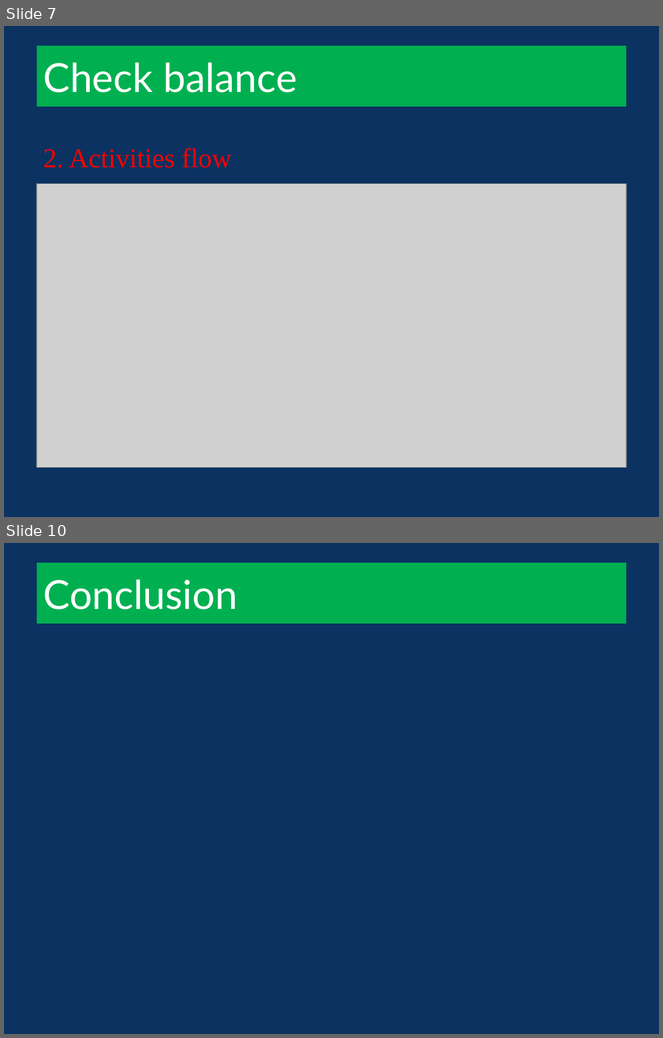
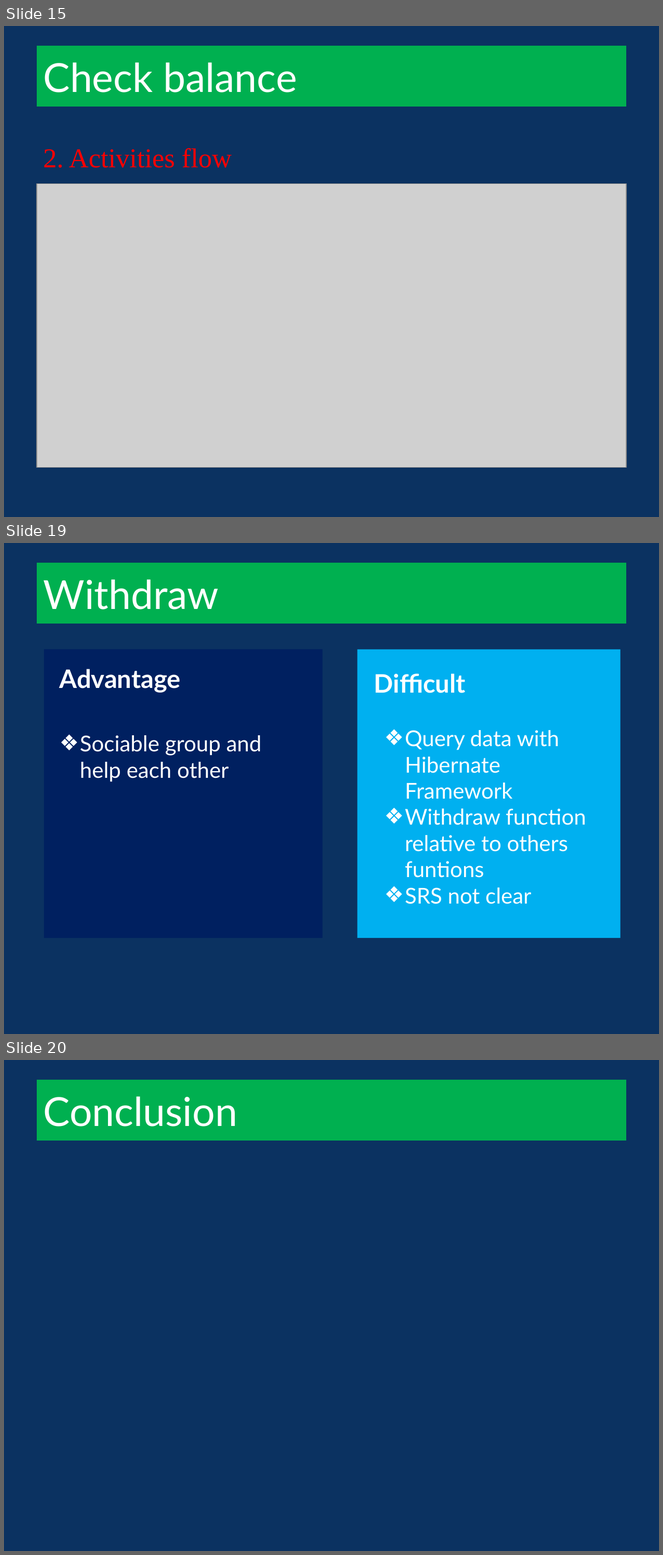
Before and after one commit to heartsmile/ATM_HMPQ, a slide deck: doc/ATM slide.pptx. Shown one above the other, each under a label of ours: slides 7 and 10 before the commit, slides 15, 19 and 20 after it; the slides between them are not shown. The pictures are 663x1038 and 663x1555 pixels, drawn with LibreOffice and Linux fonts; fonts in the diff are those of the drawing; grey boxes stand for pictures; background and template pictures are left out. Boxes give left, top, right and bottom in pixels: in the first picture for what was removed or moved away, otherwise in the second. Text is boxed around its words. In the diff, an @@ line names an element or a change of style, - is before the commit and + after.

```diff
--- a/doc/ATM slide.pptx
+++ b/doc/ATM slide.pptx
@@ slide 19 added at bbox=[4, 543, 659, 1034], background #0B3261 @@
@@ title added at bbox=[37, 563, 626, 624], fill #00B050, 44 pt, text #FFFFFF @@
+Withdraw
@@ rectangle added at bbox=[44, 649, 322, 938], fill #002060 @@
@@ rectangle added at bbox=[357, 649, 621, 938], fill #00B0F0 @@
@@ text added at bbox=[60, 669, 181, 693], 28 pt, text #FFFFFF, bold @@
+Advantage
@@ text added at bbox=[374, 674, 466, 693], 28 pt, text #FFFFFF, bold @@
+Difficult
@@ text added at bbox=[80, 735, 262, 782], 24 pt, text #FFFFFF @@
+❖ Sociable group and help each other
@@ text added at bbox=[405, 730, 586, 904], 24 pt, text #FFFFFF @@
+❖ Query data with Hibernate Framework
+❖ Withdraw function relative to others funtions
+❖ SRS not clear
@@ what was slide 7 is now slide 15 @@
@@ what was slide 10 is now slide 20 @@
```
Also in this commit, not shown: 4 slides changed, 11 other slides added, 2 slides removed.
